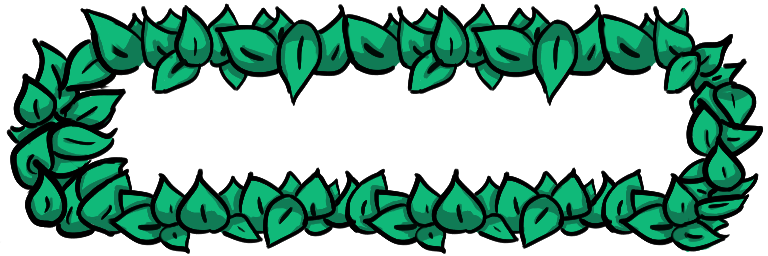
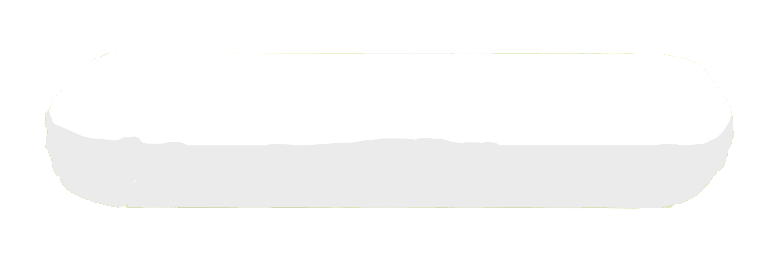
Revision of a layered (768, 256) image; what changed, layer by layer:
hid "Layer 8 copy 2" over (x1=0, y1=3, x2=763, y2=254)
hid "Layer 6 copy 2" over (x1=11, y1=8, x2=760, y2=252)
added layer "Layer 5" (darken, 8%) above "Layer 4" over (x1=0, y1=52, x2=763, y2=251)
added layer "Layer 4" above "Layer 3" over (x1=44, y1=52, x2=734, y2=211)
added layer "Layer 3" above "Layer 2" over (x1=95, y1=78, x2=696, y2=110)
added layer "Layer 2" above "Layer 1" over (x1=0, y1=76, x2=763, y2=251)
added layer "Layer 1" over (x1=44, y1=52, x2=734, y2=211)
